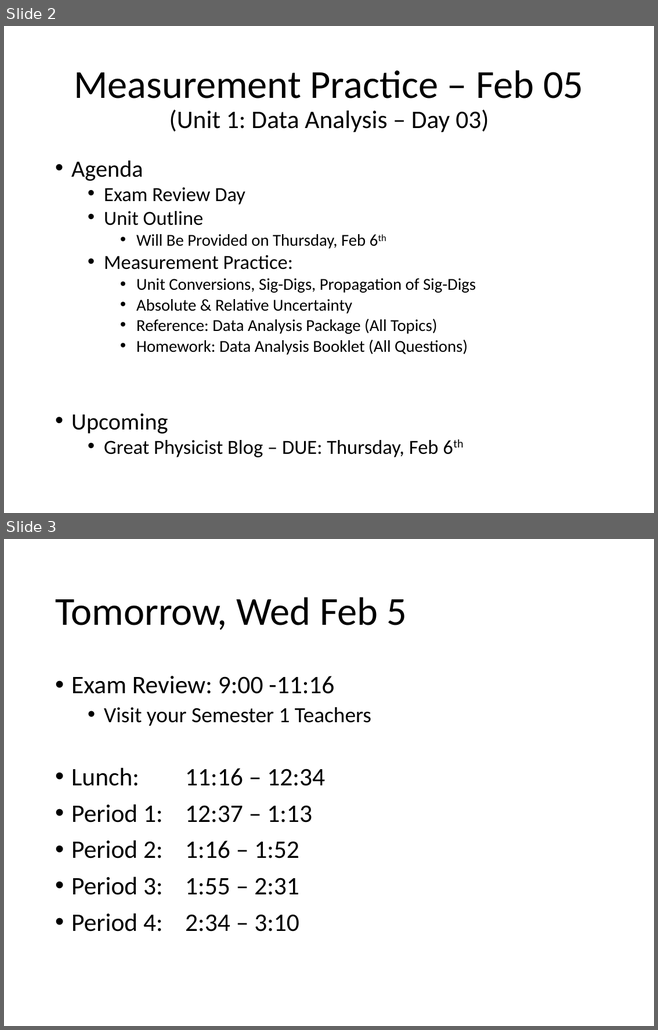
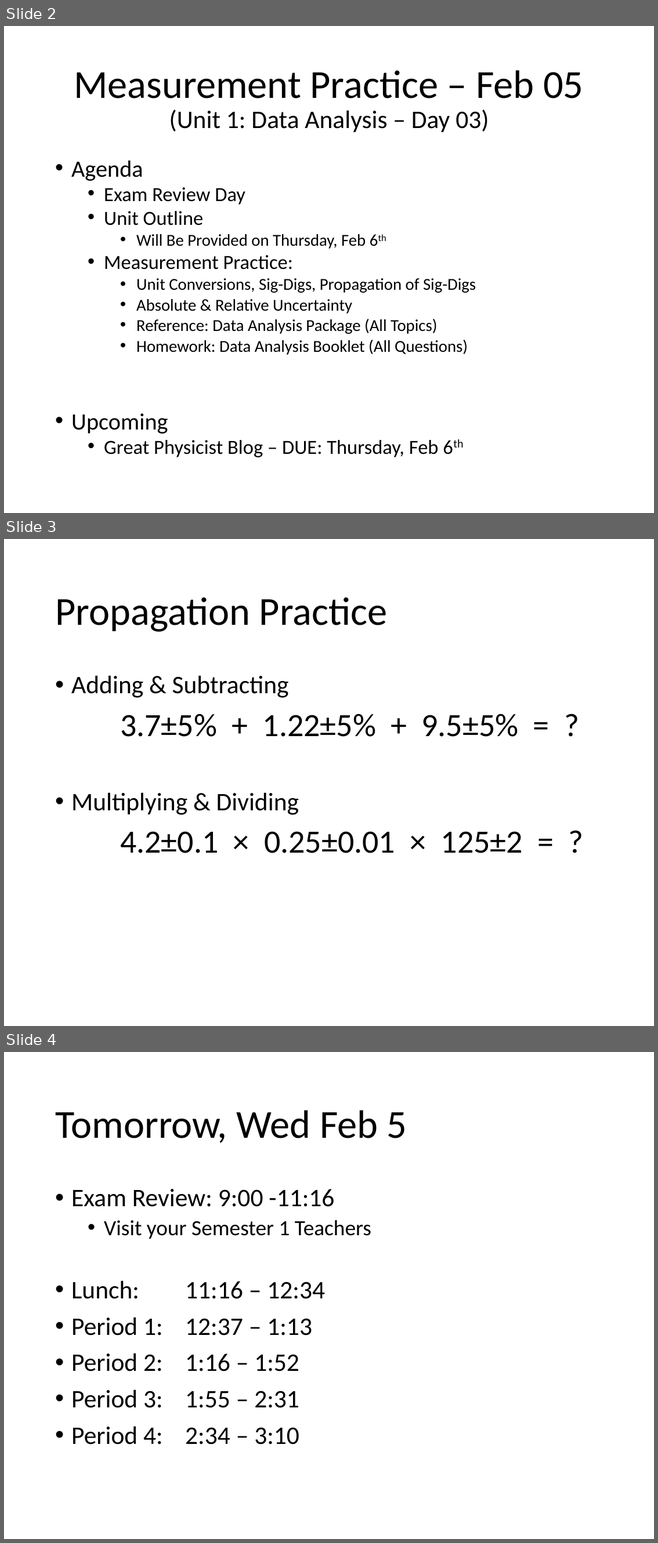
Before and after one commit to Greg5519/SPH4U0, a slide deck: Daily Agendas/Day1.3 ExamReview.pptx. Shown one above the other, each under a label of ours: slides 2 and 3 before the commit, slides 2, 3 and 4 after it. The pictures are 658x1030 and 658x1543 pixels, drawn with LibreOffice and Linux fonts; fonts in the diff are those of the drawing. Boxes give left, top, right and bottom in pixels: in the first picture for what was removed or moved away, otherwise in the second. Text is boxed around its words. In the diff, an @@ line names an element or a change of style, - is before the commit and + after.

```diff
--- a/Daily Agendas/Day1.3 ExamReview.pptx
+++ b/Daily Agendas/Day1.3 ExamReview.pptx
@@ slide 3 added at box(4, 539, 654, 1026), background #FFFFFF @@
@@ title added at box(55, 597, 387, 632), 44 pt, text #000000 @@
+Propagation Practice
@@ text added at box(71, 675, 523, 853), 36 pt, text #000000 @@
+• Adding & Subtracting
+3.7±5% + 1.22±5% + 9.5±5% = ?
+• Multiplying & Dividing
+4.2±0.1 × 0.25±0.01 × 125±2 = ?
@@ what was slide 3 is now slide 4 @@
```
